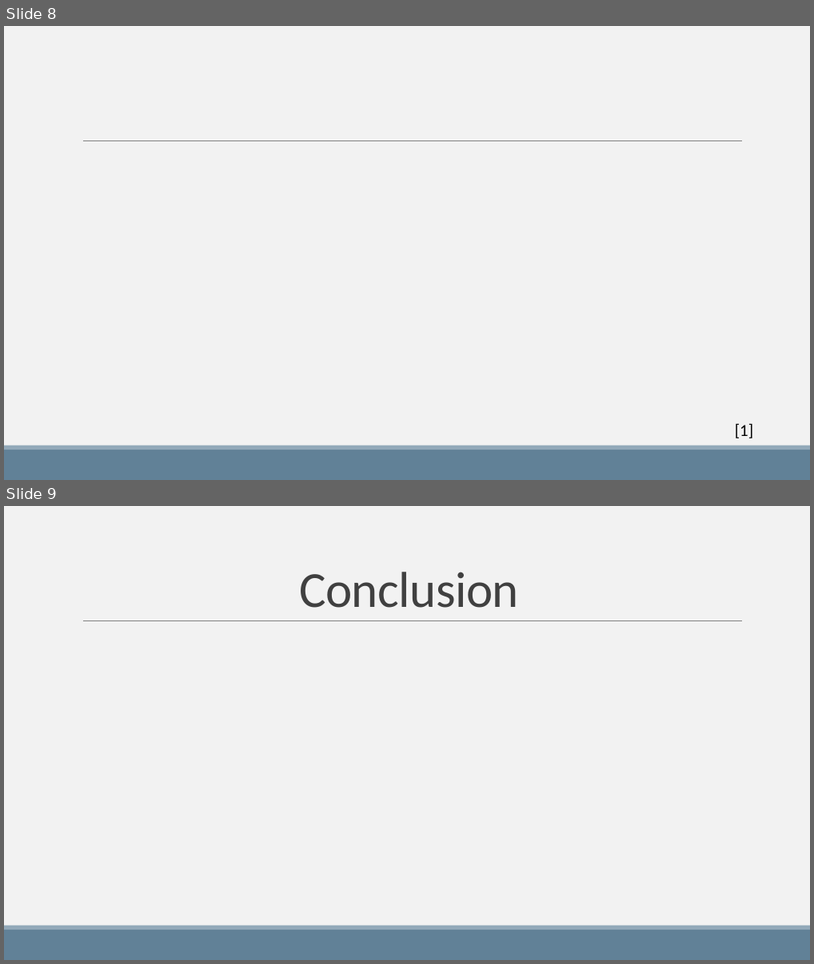
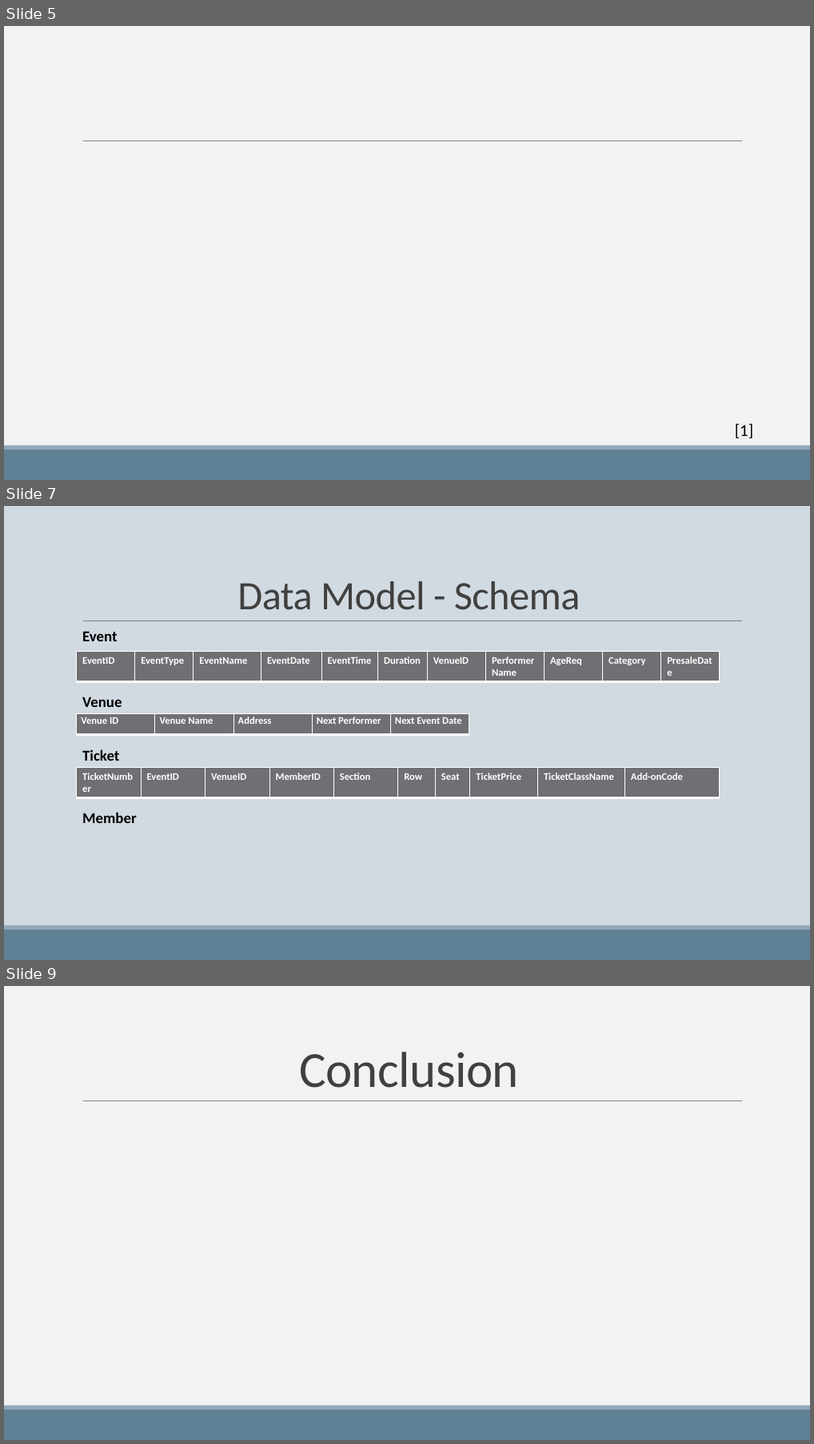
Before and after one commit to keatonmay/db_systems_proj, a slide deck: deliverables/Encore Tickets Presentation.pptx. Shown one above the other, each under a label of ours: slides 8 and 9 before the commit, slides 5, 7 and 9 after it; the slides between them are not shown. The pictures are 814x964 and 814x1444 pixels, drawn with LibreOffice and Linux fonts; fonts in the diff are those of the drawing; background and template pictures are left out. Boxes give left, top, right and bottom in pixels: in the first picture for what was removed or moved away, otherwise in the second. Text is boxed around its words. In the diff, an @@ line names an element or a change of style, - is before the commit and + after.

```diff
--- a/deliverables/Encore Tickets Presentation.pptx
+++ b/deliverables/Encore Tickets Presentation.pptx
@@ slide 7 added at [4,506,810,960], background #D1D9E1; not listed: 3 template elements that a slide beside it also shows @@
@@ title added at [238,581,581,610], 48 pt, text #404040 @@
+Data Model - Schema
@@ text added at [82,631,117,641], 18 pt, text #000000, bold @@
+Event
@@ table added at [77,651,722,681], 1 rows, 11 columns @@
+EventID | EventType | EventName | EventDate | EventTime | Duration | VenueID | PerformerName | AgeReq | Category | PresaleDate
@@ text added at [82,696,122,707], 18 pt, text #000000, bold @@
+Venue
@@ table added at [77,713,470,735], 1 rows, 5 columns @@
+Venue ID | Venue Name | Address | Next Performer | Next Event Date
@@ table added at [77,768,720,797], 1 rows, 10 columns @@
+TicketNumber | EventID | VenueID | MemberID | Section | Row | Seat | TicketPrice | TicketClassName | Add-onCode
@@ text added at [82,749,119,760], 18 pt, text #000000, bold @@
+Ticket
@@ text added at [82,812,137,823], 18 pt, text #000000, bold @@
+Member
@@ what was slide 8 is now slide 5 @@
```
Also in this commit, not shown: 1 slide changed, 1 other slide added, 2 slides removed, 1 other file.
